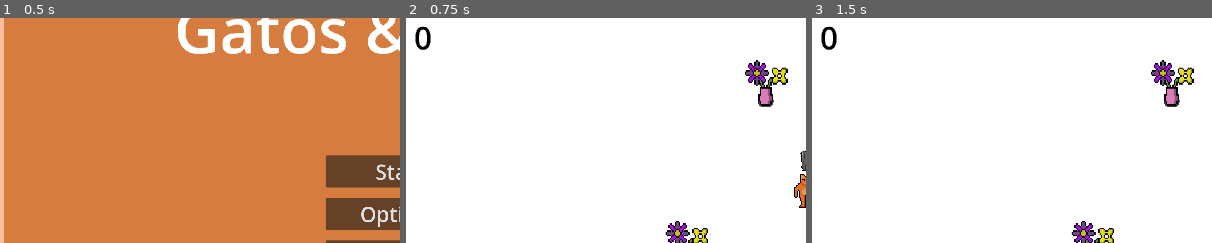
Above: before the commit, frames 1-3 (left to right).
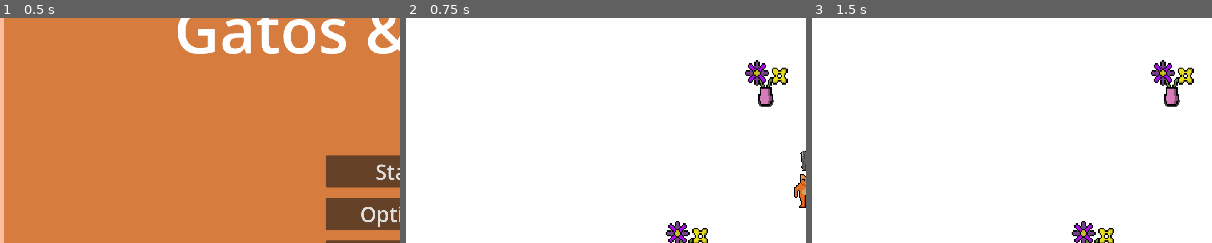
Above: after the commit, the same moments.

Repository: RafaWanner/Gatos-Glocks
Game: Godot game, scene res://main_menu.tscn
The game is run twice, just before and just after one commit, with the same random seed, the same clock (stepped at 60 frames per second) and the same inputs.
Inputs (mouse positions are % of the whole screen's width and height, from its top left):
- Up to frame 1 (0.5 s): no input
- Up to frame 2 (0.75 s): click "Start" at 0.5 s
- Up to frame 3 (1.5 s): tap Enter at 1.25 s; move the mouse to (72, 45) at 1.27 s; press the mouse at (72, 45) at 1.28 s; hold D (move_right) from 1.28 s (still down)
The pictures show only the part of the screen within x 0-50%, y 11-61%; the shares and areas given below are measured in that part.

Frame 1 is identical in both runs. In frame 2, 0.2% of the frame differs, in the area x 2-7%, y 3-15%; in frame 3, 0.2%.

Commit message:
add speed upgrade

Diff:
--- a/lvl_up_menu.gd
+++ b/lvl_up_menu.gd
@@ -9,7 +9,7 @@
 @onready var upgrade2 = $MarginContainer/HBoxContainer/Upgrade2
 @onready var upgrade3 = $MarginContainer/HBoxContainer/Upgrade3
 
-var upgrades = ["hearts", "fire_rate", "bullet_damage","xp_increasse"]
+var upgrades = ["player_hearts", "fire_rate", "bullet_damage", "xp_increasse", "player_speed"]
 
 var rand_upgrade1 = upgrades[randi() % upgrades.size()]
 var rand_upgrade2 = upgrades[randi() % upgrades.size()]
@@ -22,7 +22,7 @@
 	rand_upgrade1 = upgrades[randi() % upgrades.size()]
 
 	match rand_upgrade1:
-		"hearts":
+		"player_hearts":
 			upgrade1.icon = ResourceLoader.load("res://Assets/Gatos&GlocksSprites/Vida.png")
 		"fire_rate":
 			upgrade1.icon = ResourceLoader.load("res://Assets/Gatos&GlocksSprites/Balet¦o.png")
@@ -30,6 +30,8 @@
 			upgrade1.icon = ResourceLoader.load("res://Assets/Gatos&GlocksSprites/Glocks.png")
 		"xp_increasse":
 			upgrade1.icon = ResourceLoader.load("res://Assets/Gatos&GlocksSprites/XP.png")
+		"player_speed":
+			upgrade1.icon = ResourceLoader.load("res://Assets/Gatos&GlocksSprites/Bota.png")
 
 	rand_upgrade2 = upgrades[randi() % upgrades.size()]
 
@@ -37,7 +39,7 @@
 		rand_upgrade2 = upgrades[randi() % upgrades.size()]
 
 	match rand_upgrade2:
-		"hearts":
+		"player_hearts":
 			upgrade2.icon = ResourceLoader.load("res://Assets/Gatos&GlocksSprites/Vida.png")
 		"fire_rate":
 			upgrade2.icon = ResourceLoader.load("res://Assets/Gatos&GlocksSprites/Balet¦o.png")
@@ -45,6 +47,8 @@
 			upgrade2.icon = ResourceLoader.load("res://Assets/Gatos&GlocksSprites/Glocks.png")
 		"xp_increasse":
 			upgrade2.icon = ResourceLoader.load("res://Assets/Gatos&GlocksSprites/XP.png")
+		"player_speed":
+			upgrade2.icon = ResourceLoader.load("res://Assets/Gatos&GlocksSprites/Bota.png")
 
 	rand_upgrade3 = upgrades[randi() % upgrades.size()]
 
@@ -52,7 +56,7 @@
 		rand_upgrade3 = upgrades[randi() % upgrades.size()]
 
 	match rand_upgrade3:
-		"hearts":
+		"player_hearts":
 			upgrade3.icon = ResourceLoader.load("res://Assets/Gatos&GlocksSprites/Vida.png")
 		"fire_rate":
 			upgrade3.icon = ResourceLoader.load("res://Assets/Gatos&GlocksSprites/Balet¦o.png")
@@ -60,8 +64,10 @@
 			upgrade3.icon = ResourceLoader.load("res://Assets/Gatos&GlocksSprites/Glocks.png")
 		"xp_increasse":
 			upgrade3.icon = ResourceLoader.load("res://Assets/Gatos&GlocksSprites/XP.png")
+		"player_speed":
+			upgrade3.icon = ResourceLoader.load("res://Assets/Gatos&GlocksSprites/Bota.png")
 
-func upgrade_hearts():
+func upgrade_player_hearts():
 	player.health += 1
 	heart_bar.update_health(player.health)
 
@@ -74,17 +80,22 @@
 func upgrade_xp_increase():
 	player.xp_amount += 1
 
+func upgrade_player_speed():
+	player.speed += 100
+
 func _on_upgrade_1_pressed():
 	#dar o upgrade
 	match rand_upgrade1:
-		"hearts":
-			upgrade_hearts()
+		"player_hearts":
+			upgrade_player_hearts()
 		"fire_rate":
 			upgrade_fire_rate()
 		"bullet_damage":
 			upgrade_bullet_damage()
 		"xp_increasse":
 			upgrade_xp_increase()
+		"player_speed":
+			upgrade_player_speed()
 	#dar o upgrade
 	main.is_lvlup_menu = false
 	Engine.time_scale = 1
@@ -94,14 +105,16 @@
 func _on_upgrade_2_pressed():
 	#dar o upgrade
 	match rand_upgrade2:
-		"hearts":
-			upgrade_hearts()
+		"player_hearts":
+			upgrade_player_hearts()
 		"fire_rate":
 			upgrade_fire_rate()
 		"bullet_damage":
 			upgrade_bullet_damage()
 		"xp_increasse":
 			upgrade_xp_increase()
+		"player_speed":
+			upgrade_player_speed()
 	#dar o upgrade
 	main.is_lvlup_menu = false
 	Engine.time_scale = 1
@@ -111,14 +124,16 @@
 func _on_upgrade_3_pressed():
 	#dar o upgrade
 	match rand_upgrade3:
-		"hearts":
-			upgrade_hearts()
+		"player_hearts":
+			upgrade_player_hearts()
 		"fire_rate":
 			upgrade_fire_rate()
 		"bullet_damage":
 			upgrade_bullet_damage()
 		"xp_increasse":
 			upgrade_xp_increase()
+		"player_speed":
+			upgrade_player_speed()
 	#dar o upgrade
 	main.is_lvlup_menu = false
 	Engine.time_scale = 1
--- a/player.gd
+++ b/player.gd
@@ -7,6 +7,7 @@
 var xp = 0
 var lvlup = 1
 var xp_amount = 1
+var speed = 600
 var invincibility_duration = 1.0  # Tempo de invencibilidade em segundos
 var is_invincible = false
 
@@ -21,7 +22,7 @@
 
 	get_node("/root/Game/Labels/HealthLabel").text = str(health)
 	get_node("/root/Game/Labels/XPLabel").text = str(xp)
-	velocity = direction * 600
+	velocity = direction * speed
 	move_and_slide()
 
 	if velocity.length() > 0.0:
@@ -54,5 +55,6 @@
 	while xp >= lvlup:
 		get_node("/root/Game")._lvlup_menu()
 		await lvlup_screen_is_down
+		get_node("/root/Game/Player/Gun").is_paused()
 		xp -= lvlup
 		lvlup += + 2 # aumenta o nivel necessario para o lvl up por + 2
--- a/player.tscn
+++ b/player.tscn
@@ -27,21 +27,6 @@
 "values": [0, 2]
 }
 
-[sub_resource type="Animation" id="Animation_wfky2"]
-resource_name = "parado"
-tracks/0/type = "value"
-tracks/0/imported = false
-tracks/0/enabled = true
-tracks/0/path = NodePath(".:frame")
-tracks/0/interp = 1
-tracks/0/loop_wrap = true
-tracks/0/keys = {
-"times": PackedFloat32Array(),
-"transitions": PackedFloat32Array(),
-"update": 1,
-"values": []
-}
-
 [sub_resource type="Animation" id="Animation_fs3bw"]
 resource_name = "gato_para"
 loop_mode = 1
@@ -56,6 +41,21 @@
 "transitions": PackedFloat32Array(1),
 "update": 1,
 "values": [1]
+}
+
+[sub_resource type="Animation" id="Animation_wfky2"]
+resource_name = "parado"
+tracks/0/type = "value"
+tracks/0/imported = false
+tracks/0/enabled = true
+tracks/0/path = NodePath(".:frame")
+tracks/0/interp = 1
+tracks/0/loop_wrap = true
+tracks/0/keys = {
+"times": PackedFloat32Array(),
+"transitions": PackedFloat32Array(),
+"update": 1,
+"values": []
 }
 
 [sub_resource type="AnimationLibrary" id="AnimationLibrary_mv161"]
--- a/survivors_game.gd
+++ b/survivors_game.gd
@@ -30,6 +30,7 @@
 	lvlup_menu._random_upgrades()
 	lvlup_menu.show()
 	Engine.time_scale = 0
+	get_node("/root/Game/Player/Gun").is_paused()
 
 func _game_over_menu():
 	game_over_menu.show()
--- a/survivors_game.tscn
+++ b/survivors_game.tscn
@@ -98,6 +98,7 @@
 theme_override_font_sizes/font_size = 100
 
 [node name="XPLabel" type="Label" parent="Labels"]
+visible = false
 offset_left = -288.0
 offset_top = -30.0
 offset_right = 289.0
Binary file added: Assets/Gatos&GlocksSprites/Bota.aseprite
Binary file added: Assets/Gatos&GlocksSprites/Bota.png
Not shown, added: Assets/Gatos&GlocksSprites/Bota.png.import
Not shown: 1 places in lvl_up_menu.tscn that only renumber resources
